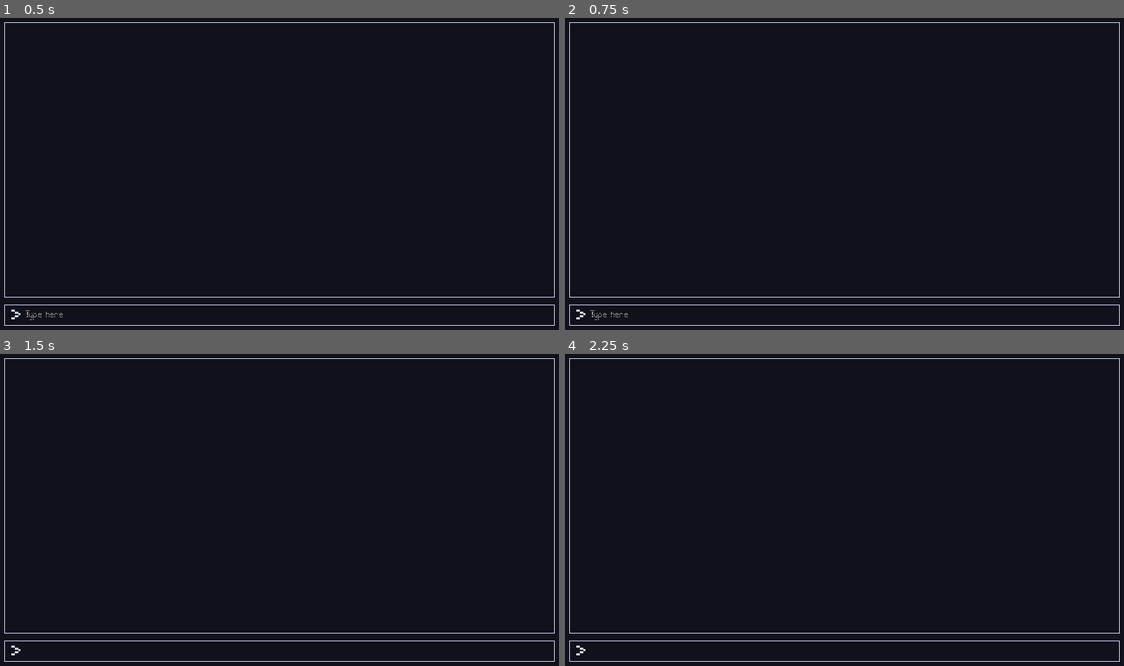
Above: before the commit, frames 1-4 (two rows, left to right).
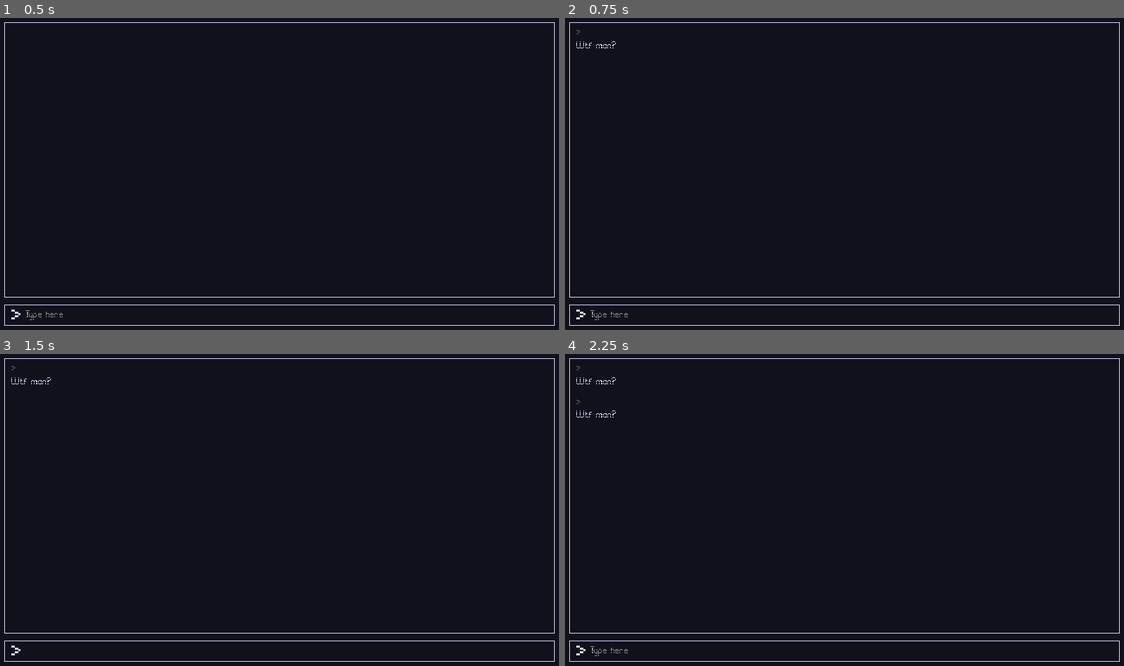
Above: after the commit, the same moments.

Repository: salty-max/namzar
Game: Godot game, scene res://scenes/game/game.tscn
The game is run twice, just before and just after one commit, with the same random seed, the same clock (stepped at 60 frames per second) and the same inputs. The project has no main scene, so this scene is started directly.
Inputs:
- Up to frame 1 (0.5 s): no input
- Up to frame 2 (0.75 s): tap Enter at 0.5 s
- Up to frame 3 (1.5 s): tap Space at 1.25 s
- Up to frame 4 (2.25 s): tap Enter at 2 s

Frame 1 is identical in both runs. In frame 2, less than 0.1% of the frame differs, in the area x 2-10%, y 3-10%; in frame 3, less than 0.1%; in frame 4, 0.1%, in the area x 2-12%, y 3-97%.

Commit message:
:sparkles: crt shader + input feedback + autoscroll

Diff:
--- /dev/null
+++ b/resources/shaders/crt.gdshader
@@ -0,0 +1,183 @@
+/*
+Shader from Godot Shaders - the free shader library.
+
+This shader is under CC0 license. Feel free to use, improve and
+change this shader according to your needs and consider sharing
+the modified result to godotshaders.com.
+
+Optimised and packed by @c64cosmin
+If you do use this please share it with me
+Would love to see what you're making with it <3
+
+It's a combination of these two shaders
+~godotshaders.com/shader/VHS-and-CRT-monitor-effect
+godotshaders.com/shader/crt-shader-with-realistic-blurring/
+
+CRT grille and rolling lines made by @c64cosmin
+Vignette and warping effect was made by pend00
+Scanlines are from "TimothyLottes" FROM SHADERTOY
+Then ported by AHOPNESS (@ahopness)
+https://www.shadertoy.com/view/MsjXzh
+*/
+
+shader_type canvas_item;
+
+uniform sampler2D SCREEN_TEXTURE: hint_screen_texture;
+
+uniform vec2 resolution = vec2(320.0, 180.0);
+
+uniform float scan_line_amount :hint_range(0.0, 1.0) = 1.0;
+uniform float warp_amount :hint_range(0.0, 5.0) = 0.1;
+uniform float noise_amount :hint_range(0.0, 0.3) = 0.03;
+uniform float interference_amount :hint_range(0.0, 1.0) = 0.2;
+uniform float grille_amount :hint_range(0.0, 1.0) = 0.1;
+uniform float grille_size :hint_range(1.0, 5.0) = 1.0;
+uniform float vignette_amount :hint_range(0.0, 2.0) = 0.6;
+uniform float vignette_intensity : hint_range(0.0, 1.0) = 0.4;
+uniform float aberation_amount :hint_range(0.0, 1.0) = 0.5;
+uniform float roll_line_amount :hint_range(0.0, 1.0) = 0.3;
+uniform float roll_speed :hint_range(-8.0, 8.0) = 1.0;
+uniform float scan_line_strength :hint_range(-12.0, -1.0) = -8.0;
+uniform float pixel_strength :hint_range(-4.0, 0.0) = -2.0;
+
+float random(vec2 uv){
+    return fract(cos(uv.x * 83.4827 + uv.y * 92.2842) * 43758.5453123);
+}
+
+vec3 fetch_pixel(vec2 uv, vec2 off){
+	vec2 pos = floor(uv * resolution + off) / resolution + vec2(0.5) / resolution;
+
+	float noise = 0.0;
+	if(noise_amount > 0.0){
+		noise = random(pos + fract(TIME)) * noise_amount;
+	}
+
+	if(max(abs(pos.x - 0.5), abs(pos.y - 0.5)) > 0.5){
+		return vec3(0.0, 0.0, 0.0);
+	}
+
+	vec3 clr = texture(SCREEN_TEXTURE , pos, -16.0).rgb + noise;
+	return clr;
+}
+
+// Distance in emulated pixels to nearest texel.
+vec2 Dist(vec2 pos){
+	pos = pos * resolution;
+	return - ((pos - floor(pos)) - vec2(0.5));
+}
+
+// 1D Gaussian.
+float Gaus(float pos, float scale){ return exp2(scale * pos * pos); }
+
+// 3-tap Gaussian filter along horz line.
+vec3 Horz3(vec2 pos, float off){
+	vec3 b = fetch_pixel(pos, vec2(-1.0, off));
+	vec3 c = fetch_pixel(pos, vec2( 0.0, off));
+	vec3 d = fetch_pixel(pos, vec2( 1.0, off));
+	float dst = Dist(pos).x;
+
+	// Convert distance to weight.
+	float scale = pixel_strength;
+	float wb = Gaus(dst - 1.0, scale);
+	float wc = Gaus(dst + 0.0, scale);
+	float wd = Gaus(dst + 1.0, scale);
+
+	// Return filtered sample.
+	return (b * wb + c * wc + d * wd) / (wb + wc + wd);
+}
+
+// Return scanline weight.
+float Scan(vec2 pos, float off){
+	float dst = Dist(pos).y;
+
+	return Gaus(dst + off, scan_line_strength);
+}
+
+// Allow nearest three lines to effect pixel.
+vec3 Tri(vec2 pos){
+	vec3 clr = fetch_pixel(pos, vec2(0.0));
+	if(scan_line_amount > 0.0){
+		vec3 a = Horz3(pos,-1.0);
+		vec3 b = Horz3(pos, 0.0);
+		vec3 c = Horz3(pos, 1.0);
+
+		float wa = Scan(pos,-1.0);
+		float wb = Scan(pos, 0.0);
+		float wc = Scan(pos, 1.0);
+
+		vec3 scanlines = a * wa + b * wb + c * wc;
+		clr = mix(clr, scanlines, scan_line_amount);
+	}
+	return clr;
+}
+
+// Takes in the UV and warps the edges, creating the spherized effect
+vec2 warp(vec2 uv){
+	vec2 delta = uv - 0.5;
+	float delta2 = dot(delta.xy, delta.xy);
+	float delta4 = delta2 * delta2;
+	float delta_offset = delta4 * warp_amount;
+
+	vec2 warped = uv + delta * delta_offset;
+	return (warped - 0.5) / mix(1.0,1.2,warp_amount/5.0) + 0.5;
+}
+
+float vignette(vec2 uv){
+	uv *= 1.0 - uv.xy;
+	float vignette = uv.x * uv.y * 15.0;
+	return pow(vignette, vignette_intensity * vignette_amount);
+}
+
+float floating_mod(float a, float b){
+	return a - b * floor(a/b);
+}
+
+vec3 grille(vec2 uv){
+	float unit = PI / 3.0;
+	float scale = 2.0*unit/grille_size;
+	float r = smoothstep(0.5, 0.8, cos(uv.x*scale - unit));
+	float g = smoothstep(0.5, 0.8, cos(uv.x*scale + unit));
+	float b = smoothstep(0.5, 0.8, cos(uv.x*scale + 3.0*unit));
+	return mix(vec3(1.0), vec3(r,g,b), grille_amount);
+}
+
+float roll_line(vec2 uv){
+	float x = uv.y * 3.0 - TIME * roll_speed;
+	float f = cos(x) * cos(x * 2.35 + 1.1) * cos(x * 4.45 + 2.3);
+	float roll_line = smoothstep(0.5, 0.9, f);
+	return roll_line * roll_line_amount;
+}
+
+void fragment(){
+	vec2 pix = FRAGCOORD.xy;
+	vec2 pos = warp(SCREEN_UV);
+
+	float line = 0.0;
+	if(roll_line_amount > 0.0){
+		line = roll_line(pos);
+	}
+
+	vec2 sq_pix = floor(pos * resolution) / resolution + vec2(0.5) / resolution;
+	if(interference_amount + roll_line_amount > 0.0){
+		float interference = random(sq_pix.yy + fract(TIME));
+		pos.x += (interference * (interference_amount + line * 6.0)) / resolution.x;
+	}
+
+	vec3 clr = Tri(pos);
+	if(aberation_amount > 0.0){
+		float chromatic = aberation_amount + line * 2.0;
+		vec2 chromatic_x = vec2(chromatic,0.0) / resolution.x;
+		vec2 chromatic_y = vec2(0.0, chromatic/2.0) / resolution.y;
+		float r = Tri(pos - chromatic_x).r;
+		float g = Tri(pos + chromatic_y).g;
+		float b = Tri(pos + chromatic_x).b;
+		clr = vec3(r,g,b);
+	}
+
+	if(grille_amount > 0.0)clr *= grille(pix);
+	clr *= 1.0 + scan_line_amount * 0.6 + line * 3.0 + grille_amount * 2.0;
+	if(vignette_amount > 0.0)clr *= vignette(pos);
+
+	COLOR.rgb = clr;
+	COLOR.a = 1.0;
+}
--- /dev/null
+++ b/resources/shaders/crt.tres
@@ -0,0 +1,20 @@
+[gd_resource type="ShaderMaterial" load_steps=2 format=3 uid="uid://6pwtunr61svp"]
+
+[ext_resource type="Shader" path="res://resources/shaders/crt.gdshader" id="1_lopaj"]
+
+[resource]
+shader = ExtResource("1_lopaj")
+shader_parameter/resolution = Vector2(640, 360)
+shader_parameter/scan_line_amount = 1.0
+shader_parameter/warp_amount = 0.1
+shader_parameter/noise_amount = 0.03
+shader_parameter/interference_amount = 0.2
+shader_parameter/grille_amount = 0.1
+shader_parameter/grille_size = 1.0
+shader_parameter/vignette_amount = 0.6
+shader_parameter/vignette_intensity = 0.4
+shader_parameter/aberation_amount = 0.5
+shader_parameter/roll_line_amount = 0.3
+shader_parameter/roll_speed = 1.0
+shader_parameter/scan_line_strength = -8.0
+shader_parameter/pixel_strength = -2.0
--- a/resources/theme/panel/panel.tres
+++ b/resources/theme/panel/panel.tres
@@ -3,6 +3,10 @@
 [ext_resource type="Texture2D" uid="uid://bpcxtvdp10dn5" path="res://assets/art/frames_and_banners.png" id="1_g8fny"]
 
 [resource]
+content_margin_left = 1.0
+content_margin_top = 1.0
+content_margin_right = 1.0
+content_margin_bottom = 1.0
 texture = ExtResource("1_g8fny")
 texture_margin_left = 1.0
 texture_margin_top = 1.0
--- a/resources/theme/theme.tres
+++ b/resources/theme/theme.tres
@@ -81,7 +81,7 @@
 Label/constants/shadow_offset_x = 1
 Label/constants/shadow_offset_y = 1
 Label/constants/shadow_outline_size = 1
-Label/font_sizes/font_size = 14
+Label/font_sizes/font_size = 8
 Label/fonts/font = ExtResource("4_4tpq1")
 Label/styles/normal = SubResource("StyleBoxEmpty_abmwr")
 Panel/styles/panel = ExtResource("5_2cajb")
--- /dev/null
+++ b/scenes/game/game.gd
@@ -0,0 +1,26 @@
+class_name Game
+extends Control
+
+const HistoryRow := preload("res://scenes/history_row/history_row.tscn")
+
+@onready var history: VBoxContainer = %History
+@onready var scroll: ScrollContainer = %Scroll
+@onready var scroll_bar: VScrollBar = %Scroll.get_v_scroll_bar()
+
+var max_scroll_length := 0
+
+
+func _ready() -> void:
+	scroll_bar.changed.connect(_on_scroll_bar_changed)
+	max_scroll_length = scroll_bar.max_value
+
+func _on_text_input_text_submitted(new_text: String) -> void:
+	var row := HistoryRow.instantiate()
+	row.set_text(new_text, "Wtf man?")
+	history.add_child(row)
+
+
+func _on_scroll_bar_changed() -> void:
+	if max_scroll_length != scroll_bar.max_value:
+		max_scroll_length = scroll_bar.max_value
+		scroll.scroll_vertical = scroll_bar.max_value
--- a/scenes/game/game.tscn
+++ b/scenes/game/game.tscn
@@ -1,6 +1,8 @@
-[gd_scene load_steps=5 format=3 uid="uid://cjfsr127f4k1m"]
+[gd_scene load_steps=7 format=3 uid="uid://cjfsr127f4k1m"]
 
-[ext_resource type="Script" path="res://scripts/input.gd" id="1_w2kku"]
+[ext_resource type="Script" path="res://scenes/game/game.gd" id="1_efsbg"]
+[ext_resource type="Material" uid="uid://6pwtunr61svp" path="res://resources/shaders/crt.tres" id="2_7dbjk"]
+[ext_resource type="Script" path="res://scenes/game/text_input.gd" id="2_51yfh"]
 
 [sub_resource type="LabelSettings" id="LabelSettings_2x5tq"]
 font_color = Color(0.803922, 0.839216, 0.956863, 1)
@@ -16,6 +18,7 @@
 anchor_bottom = 1.0
 grow_horizontal = 2
 grow_vertical = 2
+script = ExtResource("1_efsbg")
 
 [node name="Background" type="PanelContainer" parent="."]
 layout_mode = 1
@@ -40,11 +43,28 @@
 layout_mode = 2
 size_flags_vertical = 3
 
-[node name="InputArea" type="Panel" parent="Background/MarginContainer/Rows"]
+[node name="Scroll" type="ScrollContainer" parent="Background/MarginContainer/Rows/GameInfo"]
+unique_name_in_owner = true
+layout_mode = 1
+anchors_preset = 15
+anchor_right = 1.0
+anchor_bottom = 1.0
+grow_horizontal = 2
+grow_vertical = 2
+horizontal_scroll_mode = 0
+
+[node name="History" type="VBoxContainer" parent="Background/MarginContainer/Rows/GameInfo/Scroll"]
+unique_name_in_owner = true
+layout_mode = 2
+size_flags_horizontal = 3
+size_flags_vertical = 3
+theme_override_constants/separation = 0
+
+[node name="Prompt" type="Panel" parent="Background/MarginContainer/Rows"]
 custom_minimum_size = Vector2(0, 24)
 layout_mode = 2
 
-[node name="MarginContainer" type="MarginContainer" parent="Background/MarginContainer/Rows/InputArea"]
+[node name="MarginContainer" type="MarginContainer" parent="Background/MarginContainer/Rows/Prompt"]
 layout_mode = 1
 anchors_preset = 15
 anchor_right = 1.0
@@ -54,16 +74,16 @@
 theme_override_constants/margin_left = 8
 theme_override_constants/margin_right = 8
 
-[node name="HBoxContainer" type="HBoxContainer" parent="Background/MarginContainer/Rows/InputArea/MarginContainer"]
+[node name="HBoxContainer" type="HBoxContainer" parent="Background/MarginContainer/Rows/Prompt/MarginContainer"]
 layout_mode = 2
 
-[node name="Prompt" type="Label" parent="Background/MarginContainer/Rows/InputArea/MarginContainer/HBoxContainer"]
+[node name="Caret" type="Label" parent="Background/MarginContainer/Rows/Prompt/MarginContainer/HBoxContainer"]
 layout_mode = 2
 text = ">"
 label_settings = SubResource("LabelSettings_2x5tq")
 vertical_alignment = 1
 
-[node name="TextInput" type="LineEdit" parent="Background/MarginContainer/Rows/InputArea/MarginContainer/HBoxContainer"]
+[node name="TextInput" type="LineEdit" parent="Background/MarginContainer/Rows/Prompt/MarginContainer/HBoxContainer"]
 layout_mode = 2
 size_flags_horizontal = 3
 size_flags_vertical = 4
@@ -72,4 +92,20 @@
 theme_override_styles/focus = SubResource("StyleBoxEmpty_ox5fg")
 theme_override_styles/normal = SubResource("StyleBoxEmpty_2gji6")
 placeholder_text = "Type here"
-script = ExtResource("1_w2kku")
+script = ExtResource("2_51yfh")
+
+[node name="CanvasLayer" type="CanvasLayer" parent="."]
+visible = false
+
+[node name="ColorRect" type="ColorRect" parent="CanvasLayer"]
+material = ExtResource("2_7dbjk")
+anchors_preset = 15
+anchor_right = 1.0
+anchor_bottom = 1.0
+grow_horizontal = 2
+grow_vertical = 2
+mouse_filter = 2
+color = Color(1, 1, 1, 0)
+
+[connection signal="text_submitted" from="Background/MarginContainer/Rows/Prompt/MarginContainer/HBoxContainer/TextInput" to="." method="_on_text_input_text_submitted"]
+[connection signal="text_submitted" from="Background/MarginContainer/Rows/Prompt/MarginContainer/HBoxContainer/TextInput" to="Background/MarginContainer/Rows/Prompt/MarginContainer/HBoxContainer/TextInput" method="_on_text_submitted"]
--- a/scripts/input.gd
+++ b/scenes/game/text_input.gd
@@ -3,5 +3,8 @@
 
 
 func _ready() -> void:
+	grab_focus()
 
-	grab_focus()
+
+func _on_text_submitted(new_text: String) -> void:
+	clear()
--- /dev/null
+++ b/scenes/history_row/history_row.gd
@@ -0,0 +1,7 @@
+class_name HistoryRow
+extends MarginContainer
+
+
+func set_text(cmd: String, res: String) -> void:
+	%Feedback.text = cmd
+	%Response.text = res
--- /dev/null
+++ b/scenes/history_row/history_row.tscn
@@ -0,0 +1,39 @@
+[gd_scene load_steps=2 format=3 uid="uid://bi6ryv8rmear8"]
+
+[ext_resource type="Script" path="res://scenes/history_row/history_row.gd" id="1_0l1j0"]
+
+[node name="HistoryRow" type="MarginContainer"]
+anchors_preset = 15
+anchor_right = 1.0
+anchor_bottom = 1.0
+grow_horizontal = 2
+grow_vertical = 2
+theme_override_constants/margin_left = 8
+theme_override_constants/margin_top = 8
+theme_override_constants/margin_right = 8
+theme_override_constants/margin_bottom = 8
+script = ExtResource("1_0l1j0")
+
+[node name="Rows" type="VBoxContainer" parent="."]
+layout_mode = 2
+theme_override_constants/separation = 8
+
+[node name="InputFeedback" type="HBoxContainer" parent="Rows"]
+layout_mode = 2
+
+[node name="Caret" type="Label" parent="Rows/InputFeedback"]
+layout_mode = 2
+theme_override_colors/font_color = Color(0.345098, 0.356863, 0.439216, 1)
+text = ">"
+
+[node name="Feedback" type="Label" parent="Rows/InputFeedback"]
+unique_name_in_owner = true
+layout_mode = 2
+size_flags_horizontal = 3
+theme_override_colors/font_color = Color(0.345098, 0.356863, 0.439216, 1)
+text = "input feedback"
+
+[node name="Response" type="Label" parent="Rows"]
+unique_name_in_owner = true
+layout_mode = 2
+text = "Response"
